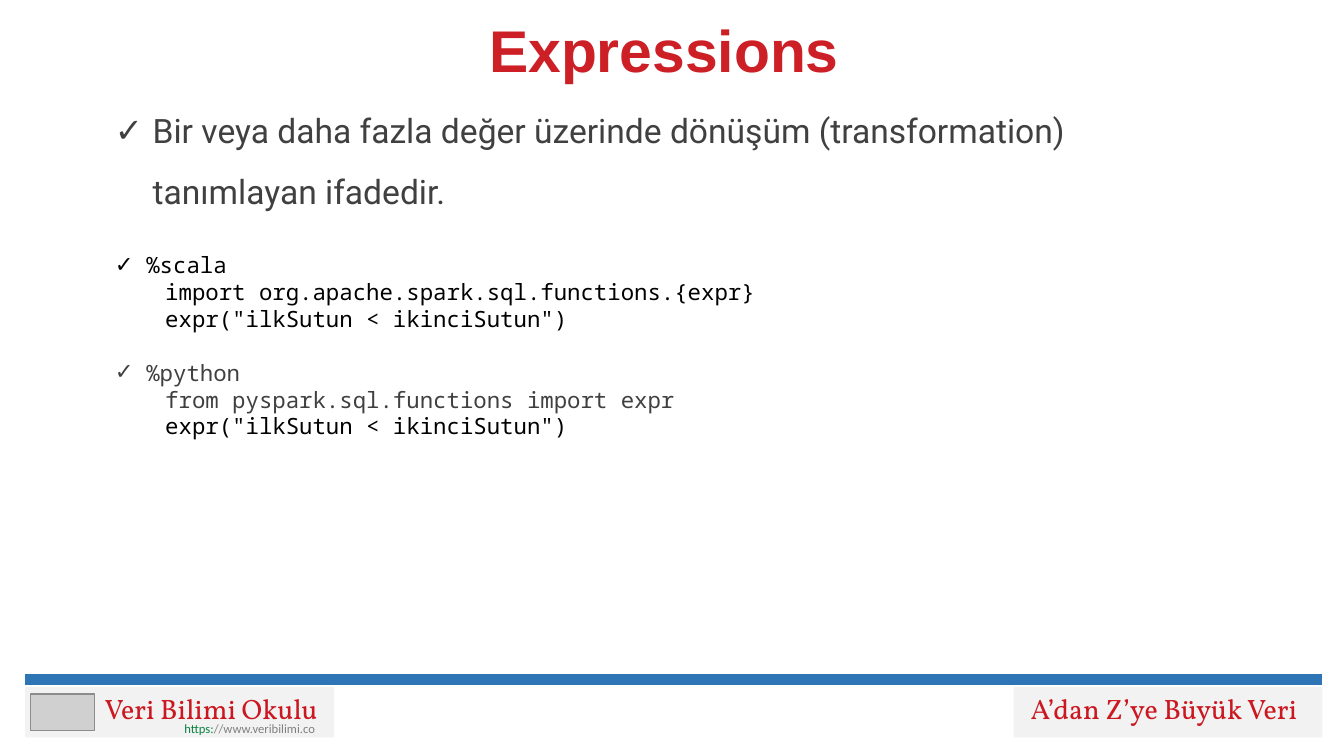
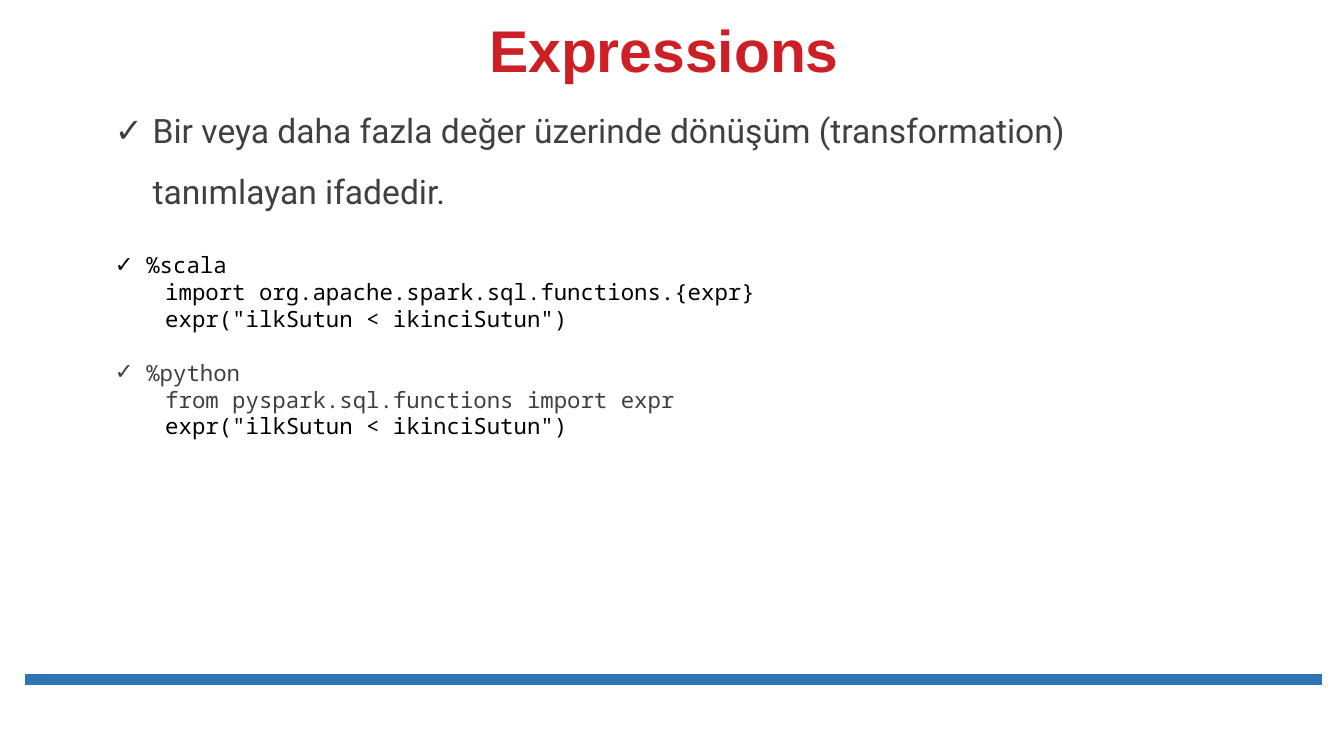
Before and after one commit to erkansirin78/preprocessing-analysis-ml-dl-big-data, a slide deck: slide 4 of 14_big_data/05-Duragan-Veri-Analizi/02_apache_spark_dataframe_structured_api/03_apache_spark_temel_dataframe_dataset_operasyonları.pptx. Drawn at 1344x756 pixels with LibreOffice and Linux fonts; fonts in the diff are those of the drawing; grey boxes stand for pictures. Boxes give left, top, right and bottom in pixels: in the first picture for what was removed or moved away, otherwise in the second. Text is boxed around its words. In the diff, an @@ line names an element or a change of style, - is before the commit and + after.

```diff
--- a/14_big_data/05-Duragan-Veri-Analizi/02_apache_spark_dataframe_structured_api/03_apache_spark_temel_dataframe_dataset_operasyonları.pptx
+++ b/14_big_data/05-Duragan-Veri-Analizi/02_apache_spark_dataframe_structured_api/03_apache_spark_temel_dataframe_dataset_operasyonları.pptx
@@ rectangle removed at (1014, 687, 1323, 737) @@
@@ text removed at (1031, 699, 1297, 726) @@
-A’dan Z’ye Büyük Veri
@@ group removed at (25, 687, 334, 737): 2 texts, 1 rectangle, 1 picture @@
-Veri Bilimi Okulu
-https://www.veribilimi.co
```
Also in this commit, not shown: 17 other slides changed, 22 other files.
